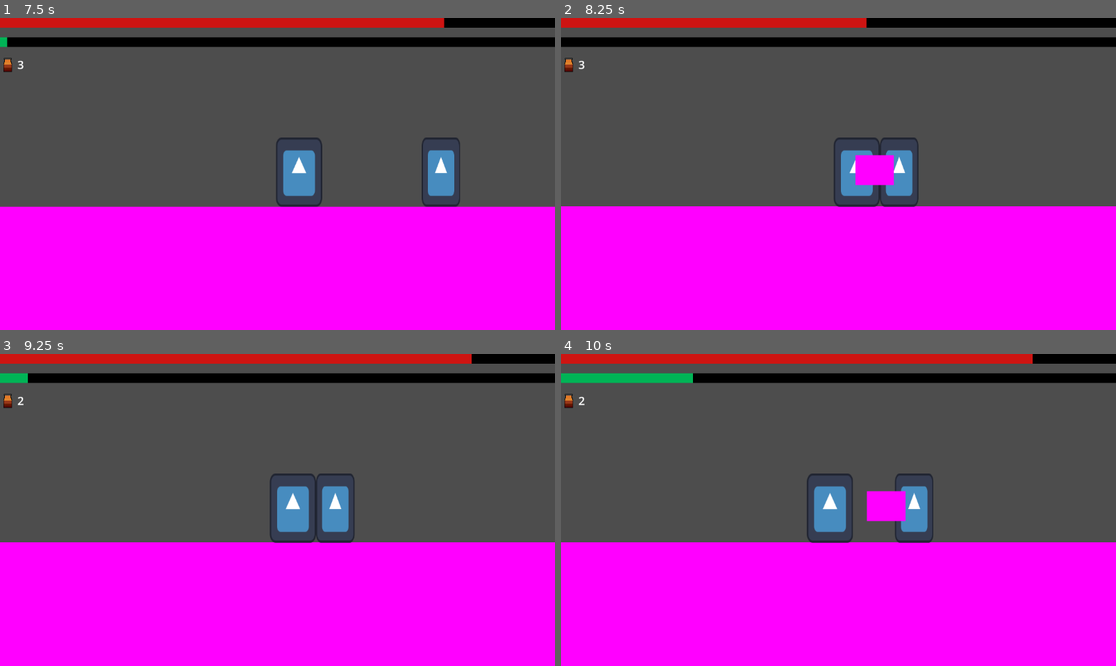
Above: before the commit, frames 1-4 (two rows, left to right).
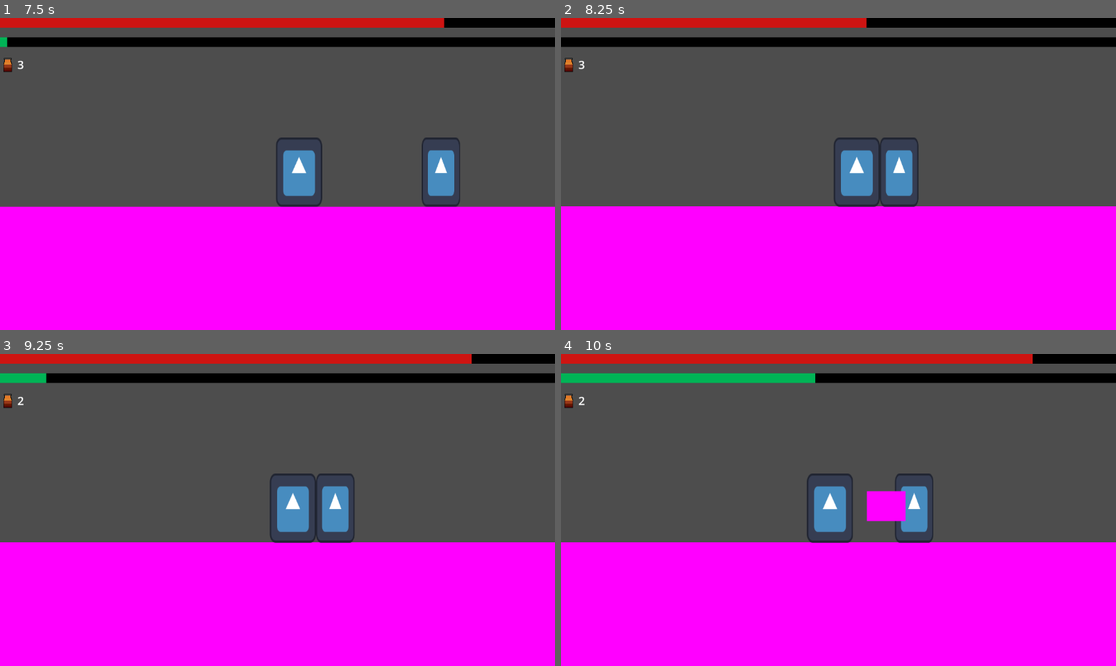
Above: after the commit, the same moments.

Repository: CodeScratcher/soulslike
Game: Godot game, scene res://Levels/test_scene.tscn
Two runs of this game, one before a commit and one after it. Both use one fixed random seed, a clock stepped at 60 frames per second and the inputs below. The engine's default icon, where the game draws it, is replaced by a stand-in: a white triangle on a blue panel in a dark square.
Inputs (mouse positions are in pixels of both pictures, inside the frame that each line leads up to):
- Up to frame 1 (7.5 s): move the mouse to (399, 158) at 0.52 s; hold Shift (block) 0.53-1.28 s; hold D (right) 0.53-2.03 s; tap W (jump) at 0.77, 1.52, 3.02, 3.77, 4.52, 6.02, 6.77 s; move the mouse to (166, 189) at 1.27 s; tap E (heal) at 1.35, 5.1 s; move the mouse to (333, 105) at 2.02 s; hold A (left) 2.03-2.78 s; right-click (333, 105) at 2.1 s; move the mouse to (249, 236) at 2.77 s; hold D (right) 2.78-4.28 s; click (249, 236) at 2.85 s; move the mouse to (444, 220) at 3.52 s; tap Space (roll) at 3.6, 7.35 s; move the mouse to (111, 127) at 4.27 s; hold A (left) 4.28-5.03 s; tap Shift (block) at 4.35 s; move the mouse to (305, 174) at 5.02 s; hold D (right) 5.03-5.78 s; move the mouse to (194, 96) at 5.77 s; hold A (left) 5.78-7.28 s; right-click (194, 96) at 5.85 s; move the mouse to (399, 158) at 6.52 s; click (399, 158) at 6.6 s; move the mouse to (166, 189) at 7.27 s; hold D (right) from 7.28 s (still down)
- Up to frame 2 (8.25 s): keep holding D (right); tap W (jump) at 7.52 s; move the mouse to (894, 105) at 8.02 s; hold Shift (block) from 8.03 s (still down)
- Up to frame 3 (9.25 s): keep holding D (right); move the mouse to (249, 572) at 8.77 s; release Shift (block) at 8.78 s; tap E (heal) at 8.85 s; tap W (jump) at 9.02 s
- Up to frame 4 (10 s): move the mouse to (1005, 556) at 9.52 s; release D (right) at 9.53 s; hold A (left) from 9.53 s (still down); right-click (1005, 556) at 9.6 s; tap W (jump) at 9.77 s

Frame 1 is identical in both runs. In frame 2, 0.7% of the frame differs, in the area x 52-61%, y 43-54%; in frame 3, 0.1%; in frame 4, 0.7%, in the area x 23-46%, y 6-10%.

Commit message:
Update Player.gd

Diff:
--- a/Scripts/Player.gd
+++ b/Scripts/Player.gd
@@ -8,7 +8,7 @@
 @export var DECEL = 150.0
 @export var JUMP_VARIETY = 4
 @export var ROLL_SPEED = 400.0
-@export var STAMINA_REGEN = 25.0
+@export var STAMINA_REGEN = 50.0
 # Get the gravity from the project settings to be synced with RigidBody nodes.
 var gravity = ProjectSettings.get_setting("physics/2d/default_gravity")
 # Timer for variable ajumps and coyote time
